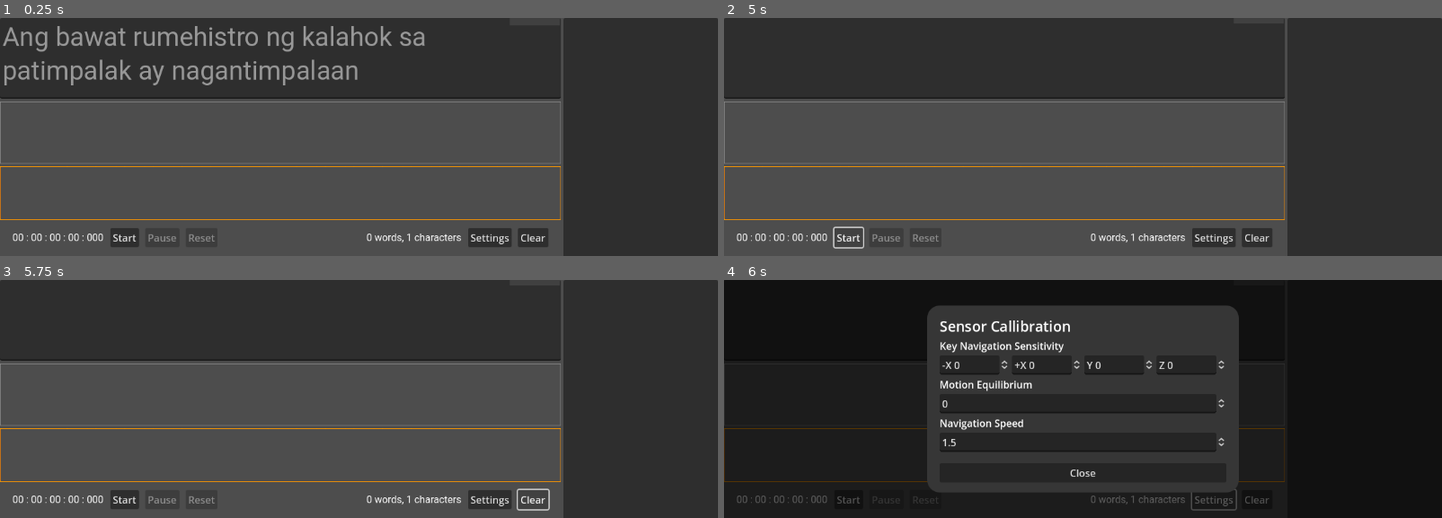
Above: before the commit, frames 1-4 (two rows, left to right).
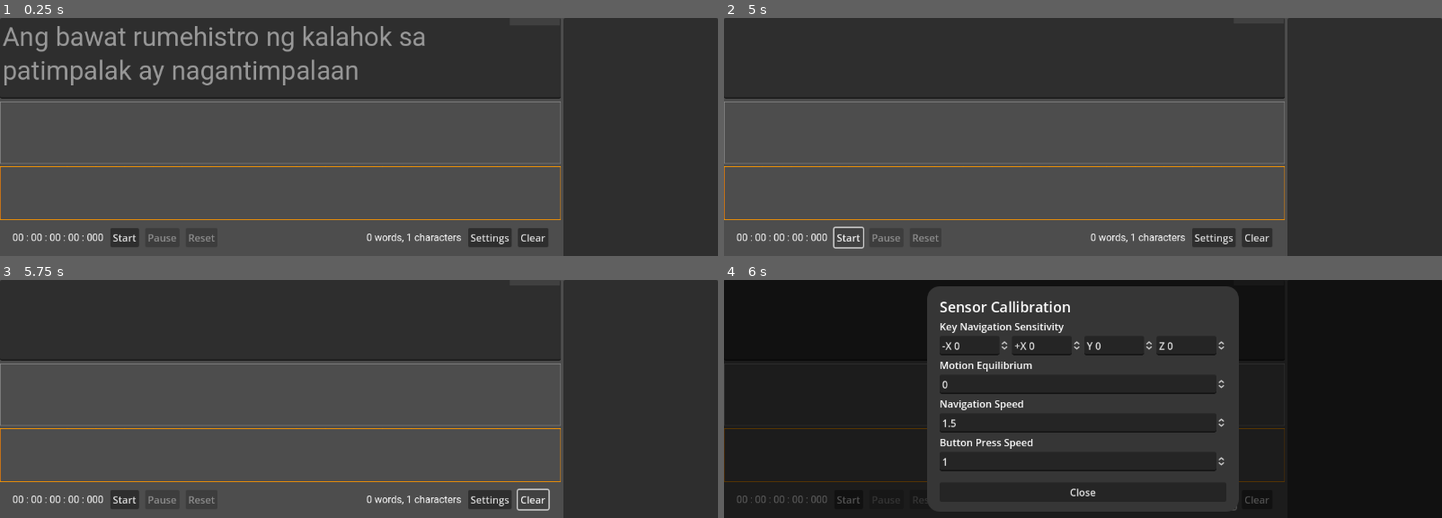
Above: after the commit, the same moments.

Repository: mjsolidarios/sulaisip
Game: Godot game, scene res://Main.tscn
The game is run twice, just before and just after one commit, with the same random seed, the same clock (stepped at 60 frames per second) and the same inputs.
Inputs (mouse positions are in pixels of both pictures, inside the frame that each line leads up to):
- Up to frame 1 (0.25 s): no input
- Up to frame 2 (5 s): click (1004, 58) at 0.52 s; type "Alex" at 0.6 s; click "Start" at 1.25 s; click "Start" at 2 s; click "Clear" at 2.75 s; click "Clear" at 3.5 s; click "Start" at 4.25 s
- Up to frame 3 (5.75 s): click "Clear" at 5 s
- Up to frame 4 (6 s): click "Settings" at 5.75 s

Frames 1-3 are identical in both runs. In frame 4, 9.5% of the frame differs, in the area x 28-72%, y 2-98%.
Error before the commit: Attempt to call function 'get_as_text' in base 'null instance' on a null instance. (res://Main.gd:203)
Error after the commit: Attempt to call function 'get_as_text' in base 'null instance' on a null instance. (res://Main.gd:204)

Commit message:
Timer fixes

Diff:
--- a/app/Main.gd
+++ b/app/Main.gd
@@ -53,6 +53,7 @@
 var nav_top_down_sensitivity: SpinBox
 var nav_z_sensitivity: SpinBox
 var nav_speed: SpinBox
+var press_speed: SpinBox
 
 func _array_to_string(arr: Array) -> String:
 	var s = ""
@@ -195,7 +196,7 @@
 	nav_speed = $PanelSettings/Panel/MarginContainer/VBoxContainer/SpinBoxNavSpeed
 	nav_top_down_sensitivity = $PanelSettings/Panel/MarginContainer/VBoxContainer/HBoxContainer/SpinBoxNavTD
 	nav_z_sensitivity = $PanelSettings/Panel/MarginContainer/VBoxContainer/HBoxContainer/SpinBoxNavZ
-
+	press_speed = $PanelSettings/Panel/MarginContainer/VBoxContainer/SpinBoxButtonPressSpeed
 	$PanelSettings.visible = false
 
 	var file = FileAccess.open("res://data/character_rankings.json", FileAccess.READ)
@@ -347,6 +348,9 @@
 
 	# Nav speed timer
 	$Timer.wait_time = nav_speed.value
+
+	# Button speed timer
+	$TimerPressButton.wait_time = press_speed.value
 
 	var current_text: String = $HBoxContainer/VBoxContainer/TextEdit.text
 	var word_counter: int = 0
--- a/app/Main.tscn
+++ b/app/Main.tscn
@@ -427,9 +427,9 @@
 anchor_right = 0.5
 anchor_bottom = 0.5
 offset_left = -250.0
-offset_top = -150.0
+offset_top = -181.0
 offset_right = 250.0
-offset_bottom = 150.0
+offset_bottom = 181.0
 grow_horizontal = 2
 grow_vertical = 2
 theme_override_styles/panel = SubResource("StyleBoxFlat_afns3")
@@ -481,8 +481,8 @@
 [node name="SpinBoxNavZ" type="SpinBox" parent="PanelSettings/Panel/MarginContainer/VBoxContainer/HBoxContainer"]
 layout_mode = 2
 size_flags_horizontal = 3
-min_value = -1.0
-max_value = 1.0
+min_value = -3.0
+max_value = 3.0
 step = 0.1
 prefix = "Y"
 
@@ -514,6 +514,17 @@
 max_value = 3.0
 step = 0.1
 value = 1.5
+
+[node name="Label5" type="Label" parent="PanelSettings/Panel/MarginContainer/VBoxContainer"]
+layout_mode = 2
+text = "Button Press Speed"
+
+[node name="SpinBoxButtonPressSpeed" type="SpinBox" parent="PanelSettings/Panel/MarginContainer/VBoxContainer"]
+layout_mode = 2
+min_value = -3.0
+max_value = 3.0
+step = 0.1
+value = 1.0
 
 [node name="Control" type="Control" parent="PanelSettings/Panel/MarginContainer/VBoxContainer"]
 custom_minimum_size = Vector2(0, 10)
